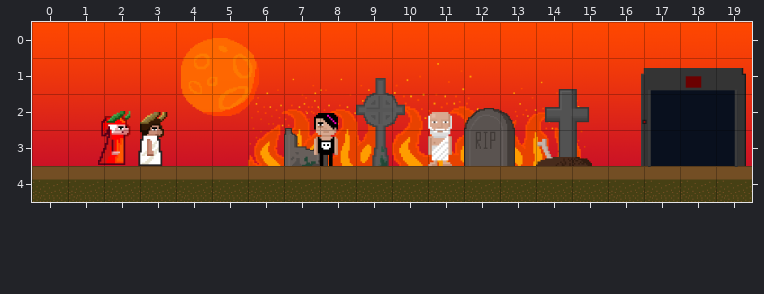
Tiled map: game/maps/level7_heresy.tmx. Above, as it was before the edit.
Cells are 128x128 px. Shown: x 0..19, y 0..4.
The same view after the edit:
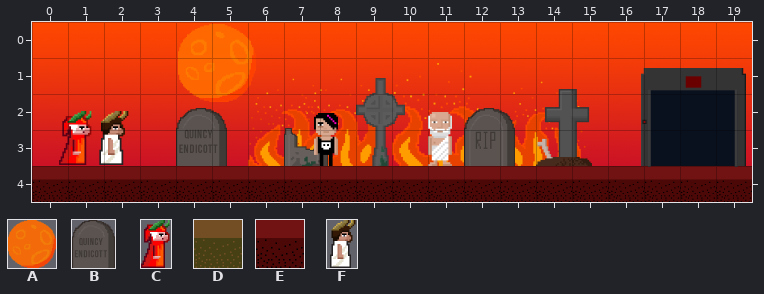
Key: from "background": A 65 "moon", B 75 "tomb5"; from "dante": C 0; from "tiles": D 10, E 12; from "virgil": F 0.
_ is an empty cell.
Objects are placed by their top-left corner, in cells (3,4 is the top-left corner of cell 3,4); size is 1x1 cell unless given.
Changes in this commit:
Layer "background_objects_2":
Object A "moon" at 4.1,0.4 size 2.2x2.2 becomes A "moon" at 4,0.1 size 2.2x2.2.
Layer "background_objects_1":
A new object: B "tomb5" at 4,2.4 size 1.4x1.6.
Layer "ground":
Tile E replaces tile D in row 4 at x 0 to 19.
Layer "game":
Object C "player" at 1.9,2.5 size 0.9x1.5 becomes C "player" at 0.8,2.5 size 0.9x1.5.
Object F "virgil" at 2.9,2.5 size 0.9x1.5 becomes F "virgil" at 1.8,2.5 size 0.9x1.5.
Pixel boxes of the changes (left, top, right, bottom) in both pictures:
changed: (32, 24, 752, 202)
